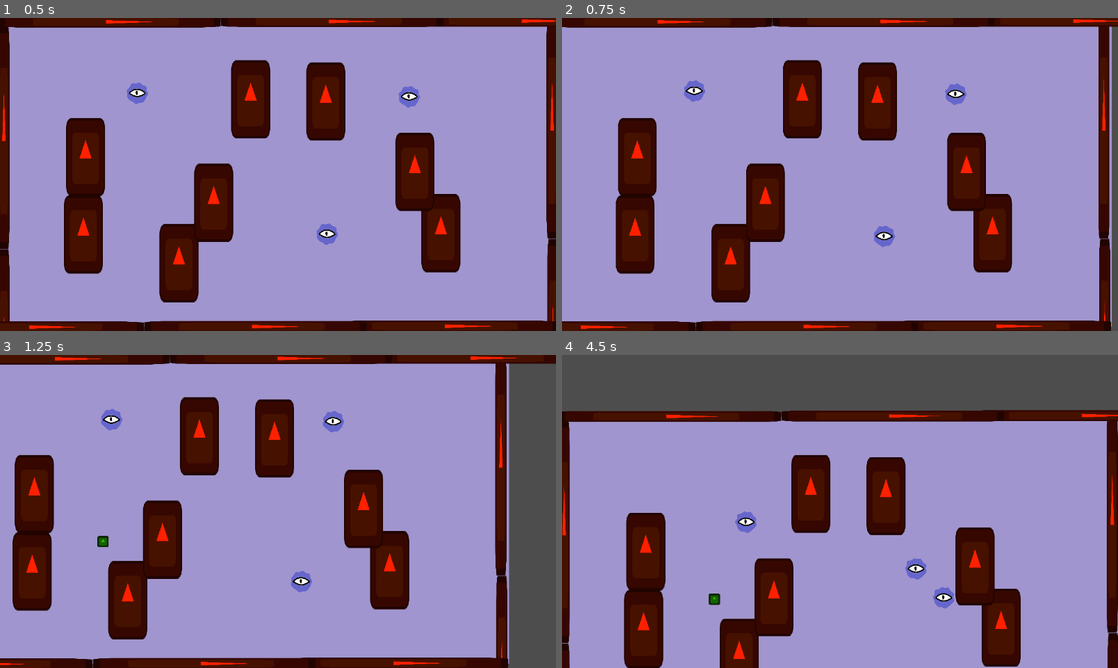
Above: before the commit, frames 1-4 (two rows, left to right).
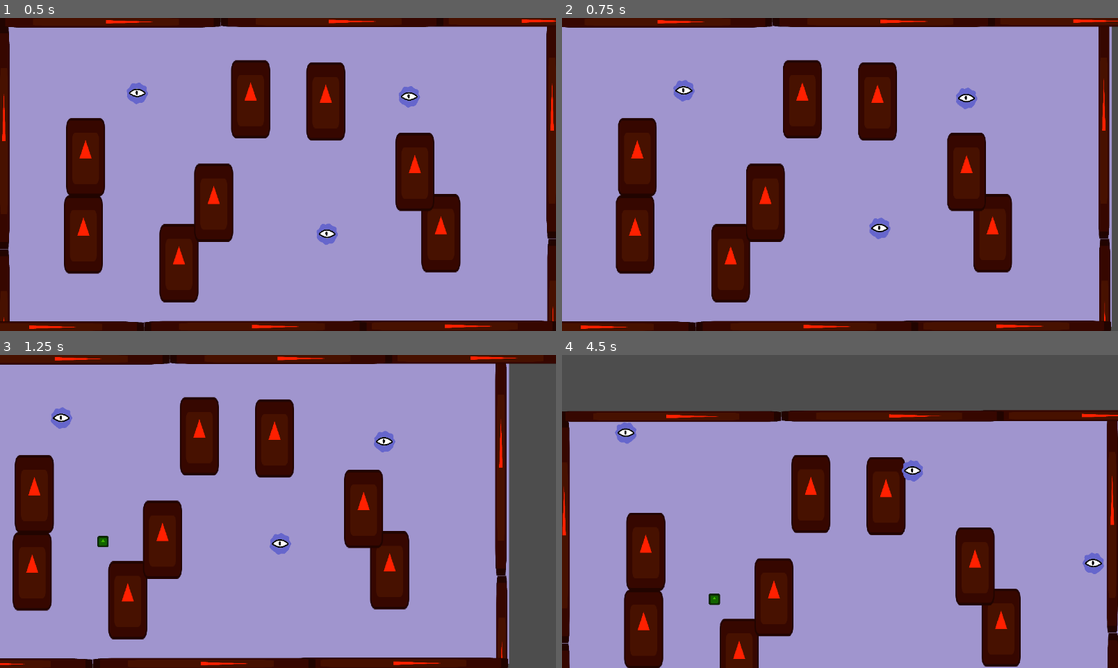
Above: after the commit, the same moments.

Repository: Sadathy/Wild-Jam-94
Game: Godot game, scene res://Scenes/Screens/tank.tscn
Two runs of this game, one before a commit and one after it. Both use one fixed random seed, a clock stepped at 60 frames per second and the inputs below. The engine's default icon, where the game draws it, is replaced by a stand-in: a white triangle on a blue panel in a dark square.
Inputs (mouse positions are in pixels of both pictures, inside the frame that each line leads up to):
- Up to frame 1 (0.5 s): no input
- Up to frame 2 (0.75 s): tap Enter at 0.5 s; move the mouse to (962, 158) at 0.52 s; hold D (right) from 0.53 s (still down); tap Space (think) at 0.6 s; click (962, 158) at 0.67 s
- Up to frame 3 (1.25 s): keep holding D (right)
- Up to frame 4 (4.5 s): move the mouse to (728, 527) at 1.27 s; release D (right) at 1.28 s; hold Down (down) 1.28-2.03 s; tap Space (think) every 0.75 s from 1.35 to 4.35 s; move the mouse to (895, 442) at 2.02 s; hold D (right) 2.03-2.78 s; move the mouse to (812, 574) at 2.77 s; hold W (up) 2.78-3.53 s; click (812, 574) at 2.92 s; move the mouse to (1006, 558) at 3.52 s; hold A (left) from 3.53 s (still down); move the mouse to (673, 464) at 4.27 s

Frame 1 is identical in both runs. In frame 2, 0.9% of the frame differs, in the area x 20-75%, y 19-74%; in frame 3, 1.2%; in frame 4, 1.2%, in the area x 9-98%, y 21-81%.

Commit message:
Actually applying that patch
Co-Authored-By: Zac <9915250+mrdetonia@users.noreply.github.com>

Diff:
--- a/game-jam-94/Scripts/Blob/blob_brain.gd
+++ b/game-jam-94/Scripts/Blob/blob_brain.gd
@@ -10,35 +10,38 @@
 
 @onready var eyes: Node2D = %Eyes
 
+
 func _ready() -> void:
 	TASK_SEEK.reached_goal.connect(on_finish_seek)
+
 
 #func _unhandled_input(event: InputEvent) -> void:
 	#if event is InputEventMouseButton and Input.is_mouse_button_pressed(MouseButton.MOUSE_BUTTON_LEFT):
 		#target_location = BODY.get_global_mouse_position()
 		#TASK_MANAGER.new_task(TASK_SEEK)
 
+
 func on_finish_seek() -> void:
 	TASK_MANAGER.new_task(TASK_IDLE)
+
 
 func _physics_process(delta: float) -> void:
 	if Input.is_action_just_pressed("think"):
 		on_think()
 
+
 func on_think() -> void:
 	if TASK_MANAGER.current_task != TASK_IDLE:
 		return
-	var eye_data = eyes.read_eye_beams()
+
+	var visible = eyes.get_visible_things()
 	var food_options = []
 	var unblocked_options = []
+
 	# Search our eye beams for any food
-	for eye in eye_data:
-		var in_vision = eye_data[eye]["in_vision"]
-		if in_vision != null:
-			if in_vision.is_in_group("food"):
-				food_options.append(eye_data[eye]["in_vision"])
-		else:
-			unblocked_options.append(eye_data[eye]["direction"])
+	for thing in visible:
+		if thing.is_in_group("food"): food_options.append(thing)
+
 	# If we found food, pick a random food and path towards it. Otherwise path in a random unblocked direction if we can.
 	if food_options.size() > 0:
 		print("Found at least one food")
--- a/game-jam-94/Scripts/Mutations/Eyes/eyes.gd
+++ b/game-jam-94/Scripts/Mutations/Eyes/eyes.gd
@@ -2,33 +2,42 @@
 
 @export var SIGHT_RANGE: float = 400.0
 
-const BEAM_COUNT: int = 16
-const EYE_BEAM = preload("uid://fwjwh0yjcmg0")
-
-var eye_data: Dictionary = {}
 
 func _ready() -> void:
-	construct_eye_beams()
-	read_eye_beams()
+	pass
 
-func construct_eye_beams() -> void:
-	for i in BEAM_COUNT:
-		var new_beam = EYE_BEAM.instantiate()
-		var direction = Vector2.from_angle((TAU/BEAM_COUNT) * i)
-		new_beam.target_position = direction * SIGHT_RANGE
-		new_beam.sight_range = SIGHT_RANGE
-		eye_data[i] = {
-			"eye_beam": new_beam,
-			"direction": direction
-		}
-		add_child(new_beam)
 
-func read_eye_beams() -> Dictionary:
-	var return_data = {}
-	for i in BEAM_COUNT:
-		var reading_eye = eye_data[i]["eye_beam"]
-		return_data[i] = {
-			"in_vision": reading_eye.in_vision,
-			"direction": eye_data[i]["direction"]
-			}
-	return return_data
+# Get all things our eyes can see
+func get_visible_things() -> Array:
+	var space := get_world_2d().direct_space_state
+	var hits := _find_objects_radius(space)
+	var visible := []
+
+	for hit in hits:
+		var target = hit.collider
+		if _has_los(target.global_position, space):
+			visible.append(target)
+
+	return visible
+
+
+# Find all objects visible in a circular radius
+func _find_objects_radius(space: PhysicsDirectSpaceState2D) -> Array[Dictionary]:
+	var vision_shape := CircleShape2D.new()
+	vision_shape.radius = SIGHT_RANGE
+
+	var vision_query := PhysicsShapeQueryParameters2D.new()
+	vision_query.shape = vision_shape
+	vision_query.transform = global_transform
+	vision_query.collide_with_areas = true
+
+	return space.intersect_shape(vision_query)
+
+
+# Check if eyes have clear line-of-sight to a target
+func _has_los(target: Vector2, space: PhysicsDirectSpaceState2D) -> bool:
+	var ray := PhysicsRayQueryParameters2D.create(global_position, target)
+	ray.exclude = [get_parent()]
+
+	var result := space.intersect_ray(ray)
+	return result.is_empty()
